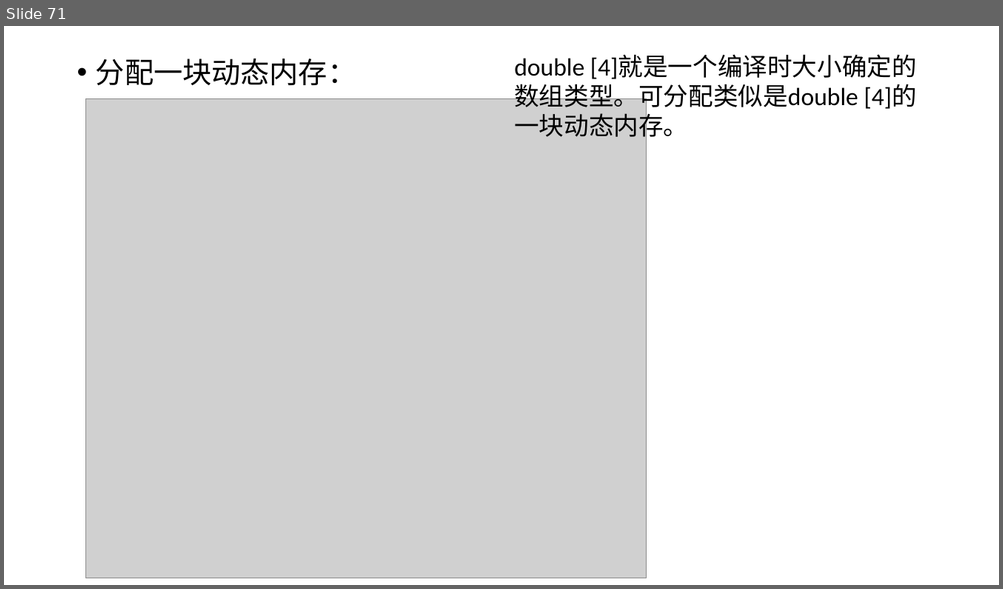
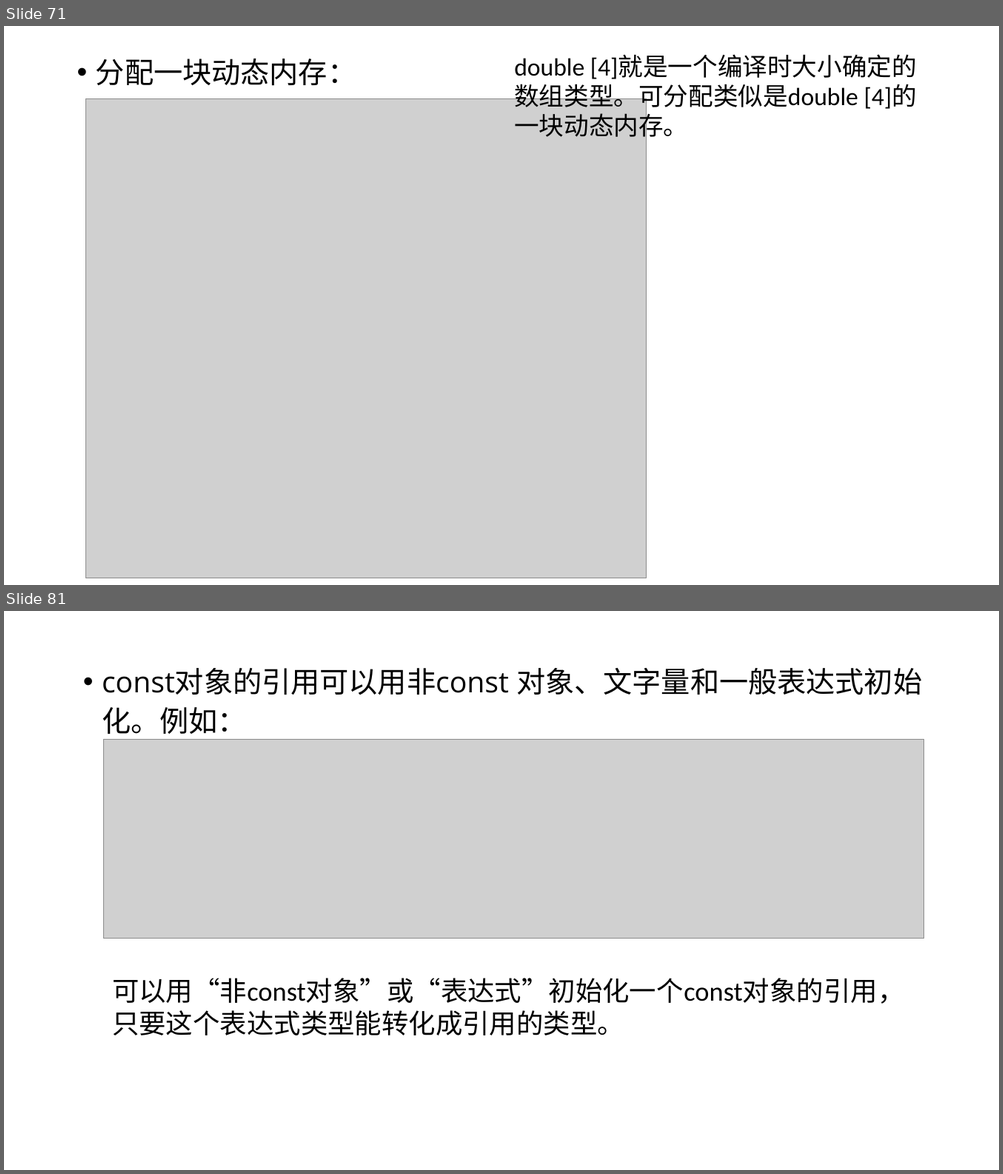
Before and after one commit to hwdong-net/cplusplus17, a slide deck: ppt/第5章 复合类型.pptx. Shown one above the other, each under a label of ours: slide 71 before the commit, slides 71 and 81 after it; the slides between them are not shown. The pictures are 1003x589 and 1003x1174 pixels, drawn with LibreOffice and Linux fonts; fonts in the diff are those of the drawing; grey boxes stand for pictures. Boxes give left, top, right and bottom in pixels: in the first picture for what was removed or moved away, otherwise in the second. Text is boxed around its words. In the diff, an @@ line names an element or a change of style, - is before the commit and + after.

```diff
--- a/ppt/第5章 复合类型.pptx
+++ b/ppt/第5章 复合类型.pptx
@@ slide 81 added at [4, 611, 999, 1170], background #FFFFFF @@
@@ text added at [102, 668, 922, 740], 28 pt, text #000000 @@
+• const对象的引用可以用非const 对象、文字量和一般表达式初始化。例如：
@@ picture added at [103, 739, 923, 940] @@
@@ text added at [112, 978, 904, 1036], 26 pt, text #000000 @@
+可以用“非const对象”或“表达式”初始化一个const对象的引用，只要这个表达式类型能转化成引用的类型。
```
Also in this commit, not shown: 29 other slides added.
